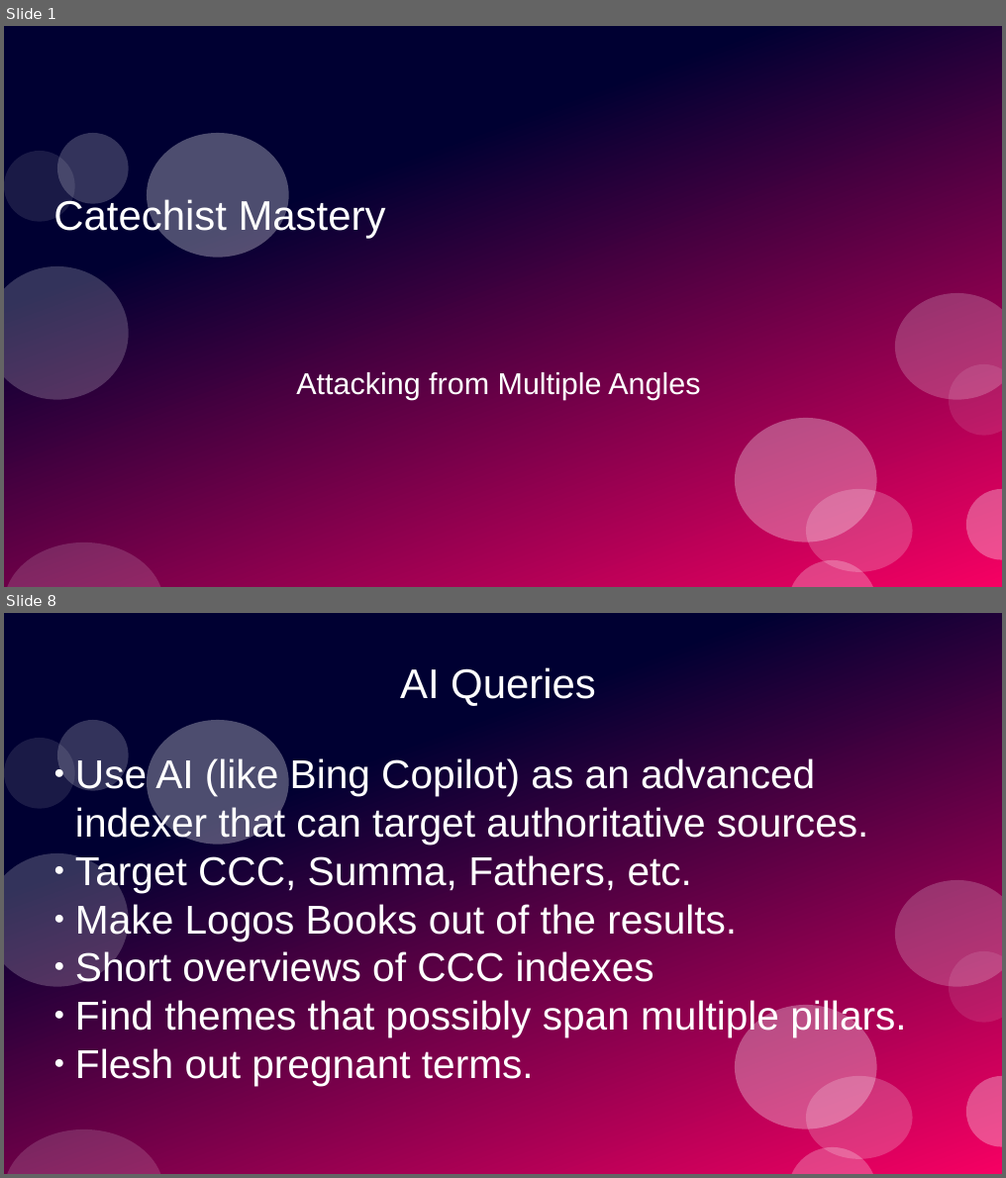
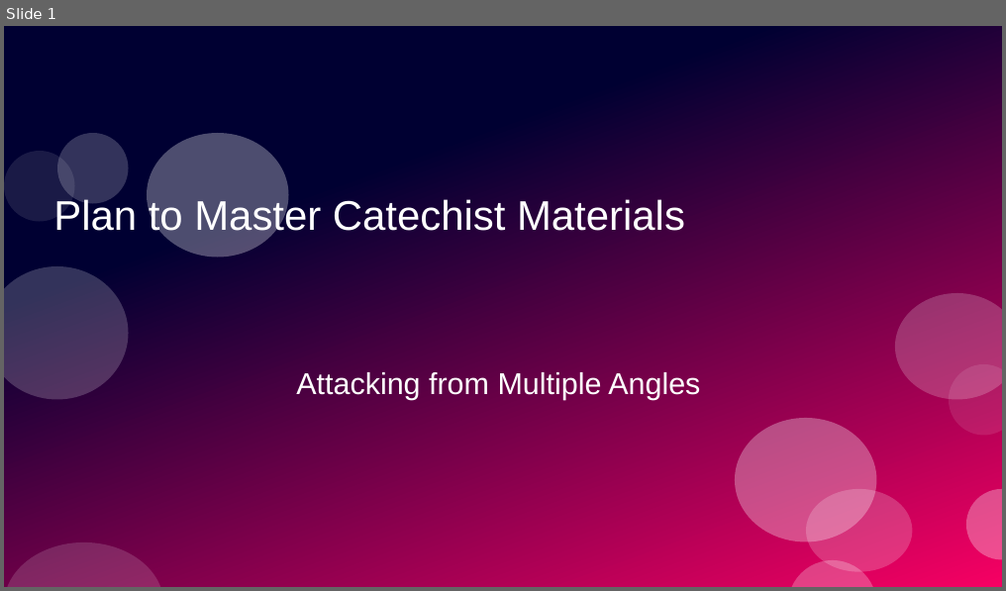
Before and after one commit to stevemac321/Catechist, a slide deck: Mastery.pptx. Shown one above the other, each under a label of ours: slides 1 and 8 before the commit, slide 1 after it; the slides between them are not shown. The pictures are 1006x1178 and 1006x591 pixels, drawn with LibreOffice and Linux fonts; fonts in the diff are those of the drawing. Boxes give left, top, right and bottom in pixels: in the first picture for what was removed or moved away, otherwise in the second. Text is boxed around its words. In the diff, an @@ line names an element or a change of style, - is before the commit and + after.

```diff
--- a/Mastery.pptx
+++ b/Mastery.pptx
@@ slide 8 removed at [4,613,1002,1174], background #FFFFFF; not listed: 12 template elements that a slide beside it also shows @@
@@ title removed at [400,667,596,706] @@
-AI Queries
@@ subtitle removed at [75,757,906,1086] @@
-● Use AI (like Bing Copilot) as an advanced indexer that can target authoritative sources.
-● Target CCC, Summa, Fathers, etc.
-● Make Logos Books out of the results.
-● Short overviews of CCC indexes
-● Find themes that possibly span multiple pillars.
-● Flesh out pregnant terms.
@@ slide 1 changed as well @@
@@ title at [54,197,685,239]: text changed @@
-Catechist Mastery
+Plan to Master Catechist Materials
```
Also in this commit, not shown: 4 other slides changed, 3 slides added, 4 other slides removed, 1 other file.
